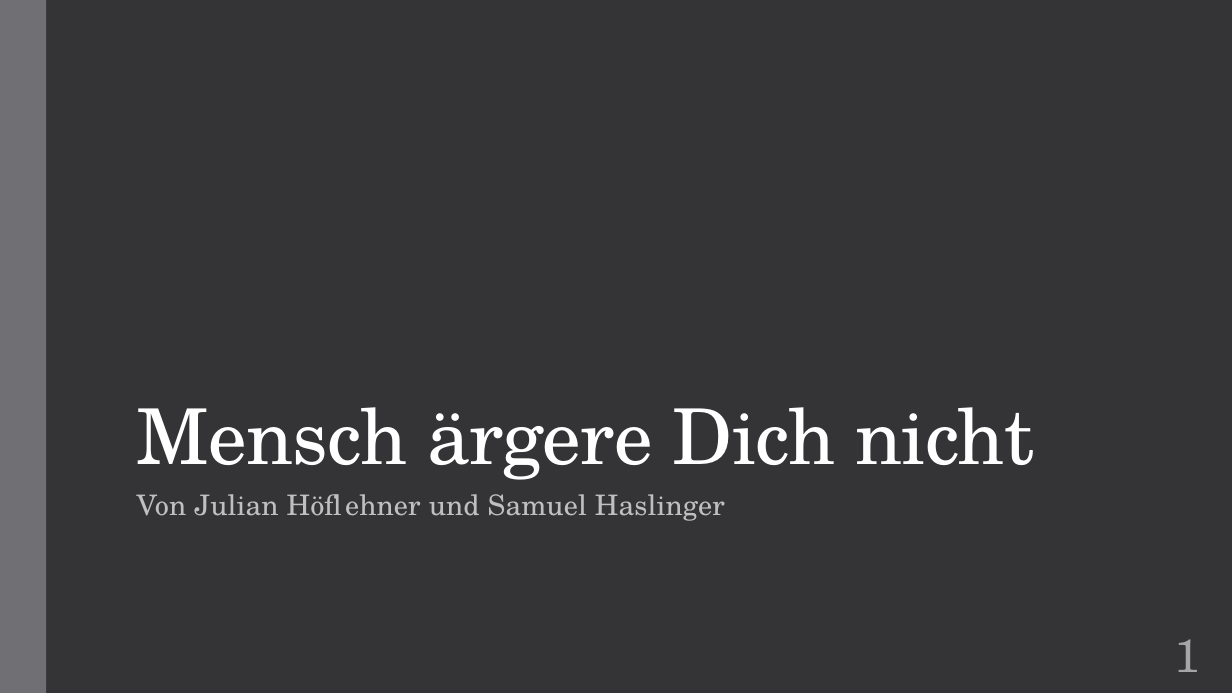
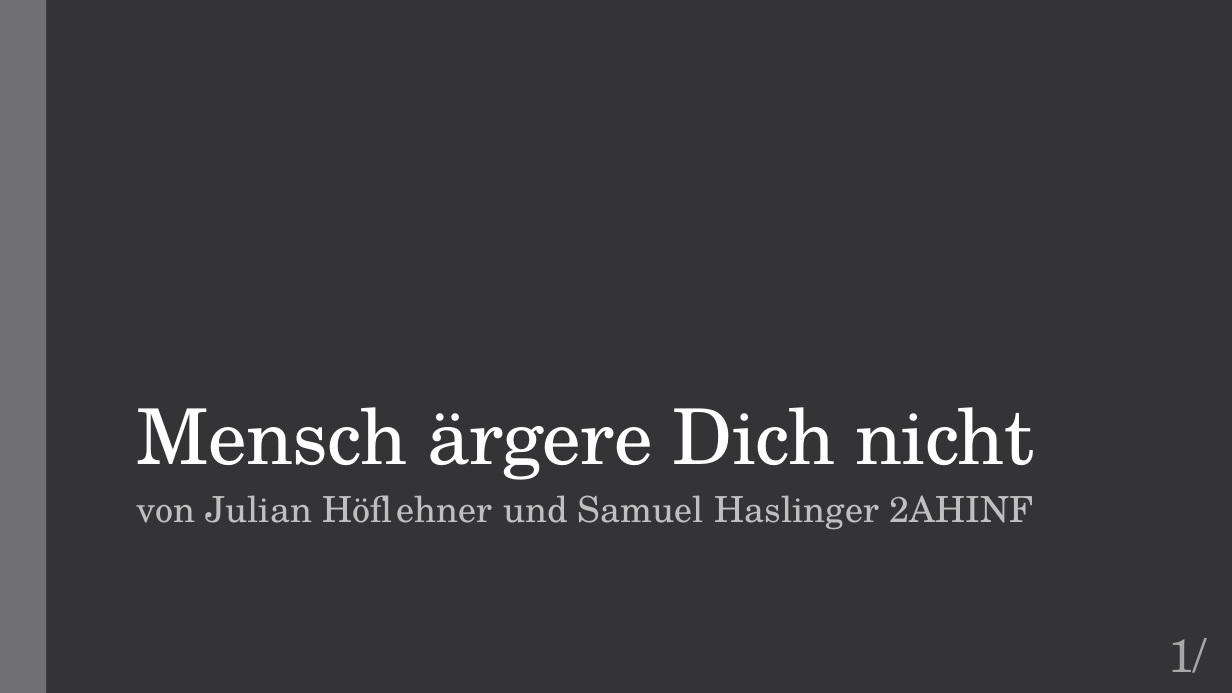
Before and after one commit to Wutze0/Mensch_Aergere_Dich_Nicht, a slide deck: slide 1 of MenschAergereDichNicht.pptx. Drawn at 1232x693 pixels with LibreOffice and Linux fonts; fonts in the diff are those of the drawing. Boxes give left, top, right and bottom in pixels: in the first picture for what was removed or moved away, otherwise in the second. Text is boxed around its words. In the diff, an @@ line names an element or a change of style, - is before the commit and + after.

```diff
--- a/MenschAergereDichNicht.pptx
+++ b/MenschAergereDichNicht.pptx
@@ subtitle at (x1=137, y1=495, x2=1033, y2=529): text changed; size 22 to 28 pt @@
-Von Julian Höflehner und Samuel Haslinger
+von Julian Höflehner und Samuel Haslinger 2AHINF
@@ page number at (x1=1168, y1=638, x2=1207, y2=673): text changed @@
-1
+1/
```
Also in this commit, not shown: 7 other slides changed, 16 slides added, 3 slides removed, 2 other files.
